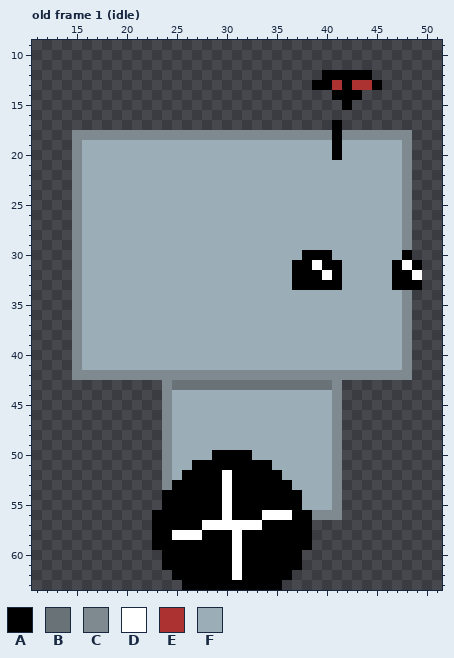
Pixel-art file, stored at assets/player_v2.aseprite. Above is the file before it was changed.
64x64 pixels, 23 frames. Shown: old frame 1 (idle): x 11..51, y 9..63. The commit also changed other frames, which this record leaves out.
Visible layers, top first: "Antennae", "Eyes", "Head", "Wheel", "Torso".
Palette (. is transparent): A #000000  B #697277  C #7f8a90  D #ffffff  E #ac3232  F #9badb7
Pixels before, old frame 1 (idle), first column x 15:
12 .........................AAAAA.....
13 ........................AAEAEEA....
14 ..........................AAA......
15 ...........................A.......
16 ...................................
17 ..........................A........
18 CCCCCCCCCCCCCCCCCCCCCCCCCCACCCCCCC.
19 CFFFFFFFFFFFFFFFFFFFFFFFFFAFFFFFFC.
20 CFFFFFFFFFFFFFFFFFFFFFFFFFAFFFFFFC.
21 CFFFFFFFFFFFFFFFFFFFFFFFFFFFFFFFFC.
22 CFFFFFFFFFFFFFFFFFFFFFFFFFFFFFFFFC.
23 CFFFFFFFFFFFFFFFFFFFFFFFFFFFFFFFFC.
24 CFFFFFFFFFFFFFFFFFFFFFFFFFFFFFFFFC.
25 CFFFFFFFFFFFFFFFFFFFFFFFFFFFFFFFFC.
26 CFFFFFFFFFFFFFFFFFFFFFFFFFFFFFFFFC.
27 CFFFFFFFFFFFFFFFFFFFFFFFFFFFFFFFFC.
28 CFFFFFFFFFFFFFFFFFFFFFFFFFFFFFFFFC.
29 CFFFFFFFFFFFFFFFFFFFFFFFFFFFFFFFFC.
30 CFFFFFFFFFFFFFFFFFFFFFFAAAFFFFFFFA.
31 CFFFFFFFFFFFFFFFFFFFFFAADAAFFFFFADA
32 CFFFFFFFFFFFFFFFFFFFFFAAADAFFFFFAAD
33 CFFFFFFFFFFFFFFFFFFFFFAAAAAFFFFFAAA
34 CFFFFFFFFFFFFFFFFFFFFFFFFFFFFFFFFC.
35 CFFFFFFFFFFFFFFFFFFFFFFFFFFFFFFFFC.
36 CFFFFFFFFFFFFFFFFFFFFFFFFFFFFFFFFC.
37 CFFFFFFFFFFFFFFFFFFFFFFFFFFFFFFFFC.
38 CFFFFFFFFFFFFFFFFFFFFFFFFFFFFFFFFC.
39 CFFFFFFFFFFFFFFFFFFFFFFFFFFFFFFFFC.
40 CFFFFFFFFFFFFFFFFFFFFFFFFFFFFFFFFC.
41 CFFFFFFFFFFFFFFFFFFFFFFFFFFFFFFFFC.
42 CCCCCCCCCCCCCCCCCCCCCCCCCCCCCCCCCC.
43 .........CBBBBBBBBBBBBBBBBC........
44 .........CFFFFFFFFFFFFFFFFC........
45 .........CFFFFFFFFFFFFFFFFC........
46 .........CFFFFFFFFFFFFFFFFC........
47 .........CFFFFFFFFFFFFFFFFC........
48 .........CFFFFFFFFFFFFFFFFC........
49 .........CFFFFFFFFFFFFFFFFC........
50 .........CFFFFAAAAFFFFFFFFC........
51 .........CFFAAAAAAAAFFFFFFC........
52 .........CFAAAADAAAAAFFFFFC........
53 .........CAAAAADAAAAAAFFFFC........
54 .........AAAAAADAAAAAAAFFFC........
55 .........AAAAAADAAAAAAAFFFC........
56 ........AAAAAAADAAADDDAACCC........
57 ........AAAAADDDDDDAAAAA...........
58 ........AADDDAAADAAAAAAA...........
59 ........AAAAAAAADAAAAAAA...........
60 .........AAAAAAADAAAAAA............
61 .........AAAAAAADAAAAAA............
62 ..........AAAAAADAAAAA.............
63 ...........AAAAAAAAAA..............
And afterwards:
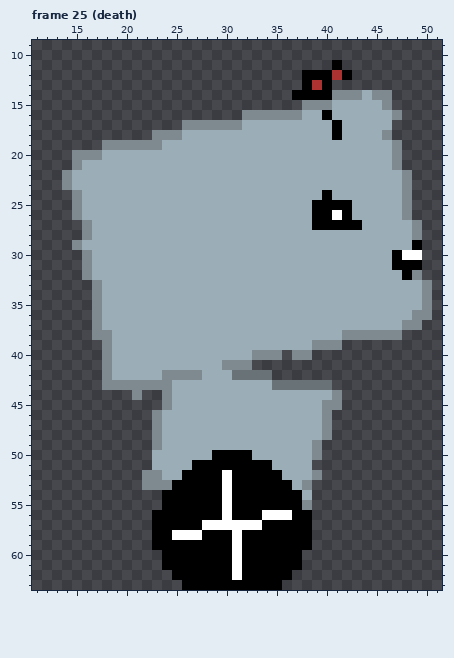
A new or re-ordered frame is compared with the old frame closest to it.
From the commit log: Add player death and reload
The exact change:
frames 23 -> 36
Frame 25 (death) is new; against old frame 1 (idle):
There is now colour A in row 11 at x 41; in row 12 at x 38 to 39; in row 13 at x 38; in row 14 at x 37 to 40; in row 16 at x 40; in row 29 at x 49.
The edit turns colour D into colour A in row 31 at x 48.
The edit turns colour F into colour A in row 24 at x 40; in row 25 at x 39 to 42; in row 26 at x 39 to 40 and 42; in row 27 at x 39 to 43; in row 30 at x 47.
The edit turns colour C into colour B in row 42 at x 31 to 34.
There is now colour C in row 14 at x 45 to 46; in row 15 at x 38 to 40 and 46; in row 16 at x 32 to 37 and 47; in row 17 at x 26 to 31; in rows 22 to 23 at x 14; in rows 27 to 28 at x 49.
There is now colour C in rows 33 to 35 at x 50; in row 36 at x 49 to 50; in row 37 at x 49; in row 43 at x 18 to 23; in row 44 at x 21; in rows 46 to 49 at x 23.
There is now colour C in rows 52 to 53 at x 22 to 23.
The edit turns colour A into colour C in row 14 at x 41 to 43.
The edit turns colour D into colour C in row 32 at x 49.
The edit turns colour F into colour C in row 19 at x 18 to 23 and 47; in row 20 at x 16 to 17 and 47; in row 21 at x 47; in rows 27 to 28 at x 16; in rows 30 to 32 at x 16; in rows 33 to 37 at x 17.
The edit turns colour F into colour C in row 38 at x 17 to 18 and 42 to 47; in row 39 at x 18 and 39 to 41; in row 40 at x 18, 33 to 35 and 37 to 38; in row 41 at x 18 and 30 to 32; in rows 45 to 48 at x 40; in rows 49 to 50 at x 39.
The edit turns colour F into colour C in row 52 at x 39; in row 53 at x 38; in row 55 at x 38.
There is now colour D in row 30 at x 49.
The edit turns colour A into colour D in row 30 at x 48.
The edit turns colour F into colour D in row 26 at x 41.
The edit turns colour A into colour E in row 12 at x 41; in row 13 at x 39.
There is now colour F in row 14 at x 44; in row 15 at x 41 and 43 to 45; in row 16 at x 38 to 39 and 41 to 46; in row 17 at x 32 to 40 and 42 to 46; in rows 34 to 35 at x 49; in rows 50 to 51 at x 23.
The edit turns colour A into colour F in row 15 at x 42; in rows 19 to 20 at x 41; in row 30 at x 38 to 40; in row 31 at x 37 to 38 and 40 to 41; in row 32 at x 37 to 39, 41 and 47; in row 33 at x 37 to 41 and 47 to 49.
The edit turns colour B into colour F in row 43 at x 25 to 34.
The edit turns colour C into colour F in row 18 at x 26 to 40 and 42 to 45; in rows 22 to 23 at x 15; in rows 27 to 29 at x 48; in rows 34 to 36 at x 48; in row 42 at x 19 to 23 and 28 to 30; in rows 46 to 52 at x 24.
The edit turns colour D into colour F in row 31 at x 39; in row 32 at x 40.
The author cleared colour A in row 12 at x 43 to 44; in row 13 at x 42 and 45.
The author cleared colour C in row 18 at x 15 to 22 and 47 to 48; in row 19 at x 15 and 48; in rows 20 to 21 at x 48; in rows 27 to 28 at x 15; in rows 30 to 37 at x 15; in rows 38 to 41 at x 15 and 48.
The author cleared colour C in row 42 at x 15 to 17 and 35 to 48; in row 43 at x 41; in rows 46 to 55 at x 41; in row 56 at x 39 to 41.
The author cleared colour E in row 13 at x 41 and 43 to 44.
The author cleared colour F in row 19 at x 16 to 17; in rows 33 to 38 at x 16; in row 39 at x 16 to 17 and 42 to 47; in row 40 at x 16 to 17, 36 and 39 to 47; in row 41 at x 16 to 17 and 33 to 47; in rows 49 to 50 at x 40.
The author cleared colour F in row 51 at x 39 to 40; in row 52 at x 40; in rows 53 to 55 at x 39 to 40.
Changed places in both pictures, as pixel boxes (x1, y1, x2, y2):
changed: (62, 60, 412, 190)
changed: (72, 190, 432, 520)
